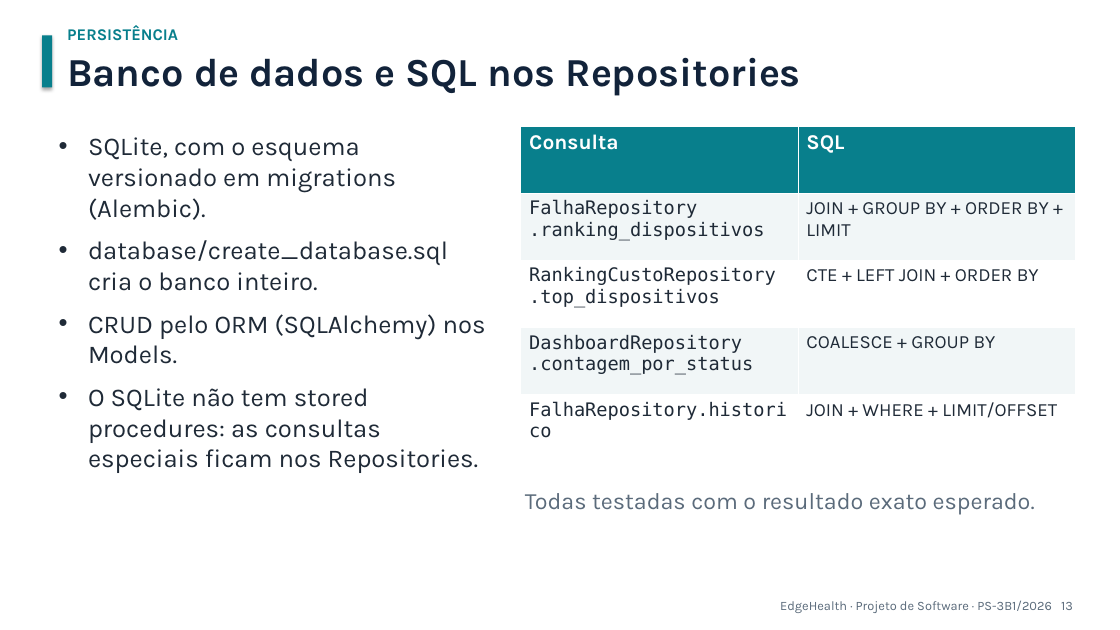
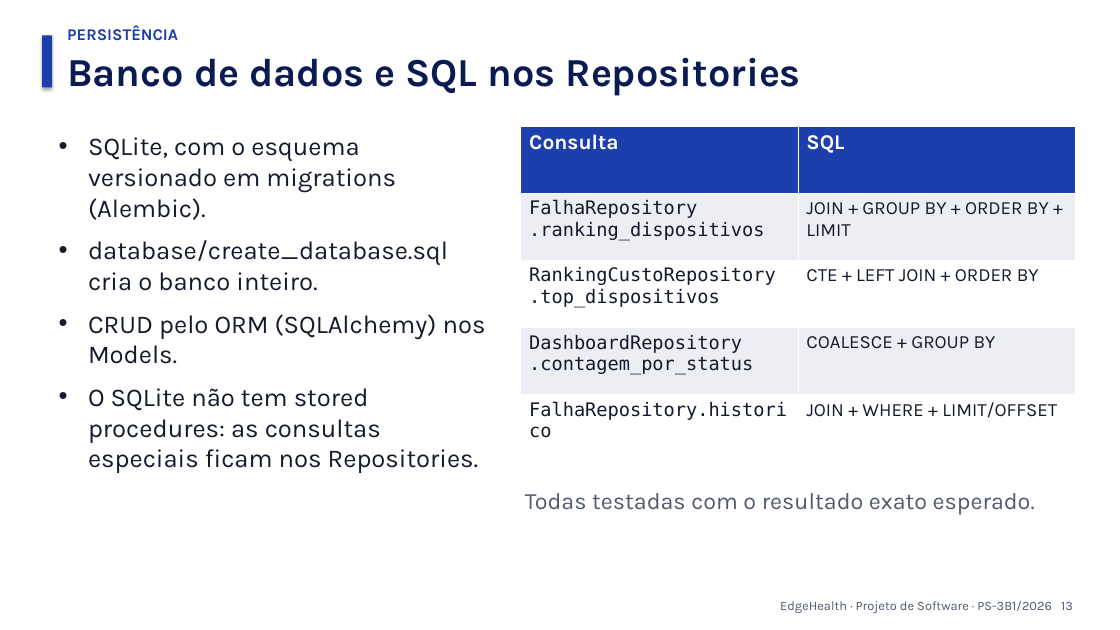
Before and after one commit to MarceloRodriguesDoNascimento/EdgeHealth, a slide deck: slide 13 of apresentacao/EdgeHealth_Apresentacao_Final.pptx. Drawn at 1120x630 pixels with LibreOffice and Linux fonts; fonts in the diff are those of the drawing. Boxes give left, top, right and bottom in pixels: in the first picture for what was removed or moved away, otherwise in the second. Text is boxed around its words. In the diff, an @@ line names an element or a change of style, - is before the commit and + after.

```diff
--- a/apresentacao/EdgeHealth_Apresentacao_Final.pptx
+++ b/apresentacao/EdgeHealth_Apresentacao_Final.pptx
@@ text "PERSISTÊNCIA" at [67,26,178,41]: text colour #087F8C to #1C3FAB @@
@@ rectangle at [42,35,52,87]: fill #087F8C to #1C3FAB @@
@@ text "Banco de dados e SQL ..." at [67,57,801,96]: text colour #12233A to #0A1A52 @@
@@ text "SQLite, com o esquema versionado ..." at [88,137,486,473]: text colour #1F2A37 to #131A2B @@
@@ table at [521,126,1075,462] @@
@@ fill #087F8C to #1C3FAB in row 1 @@
@@ fill #F1F6F7 to #ECEEF3 in 4 cells @@
@@ text colour #1F2A37 to #131A2B @@
@@ text "Todas testadas com o resultado ..." at [525,493,1035,514]: text colour #5B6B7B to #505A6E @@
@@ text "EdgeHealth · Projeto de Software ..." at [780,600,1073,613]: text colour #5B6B7B to #505A6E @@
```
Also in this commit, not shown: 15 other slides changed, 41 other files.
